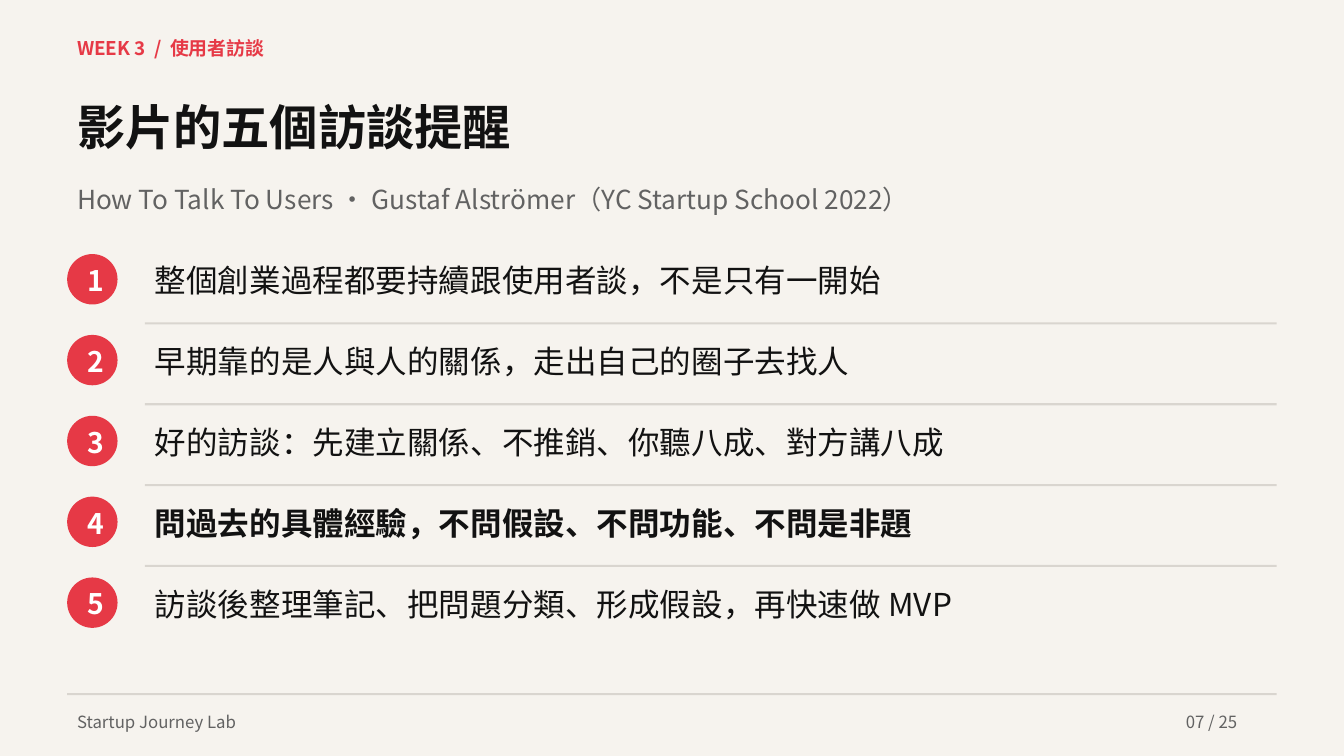
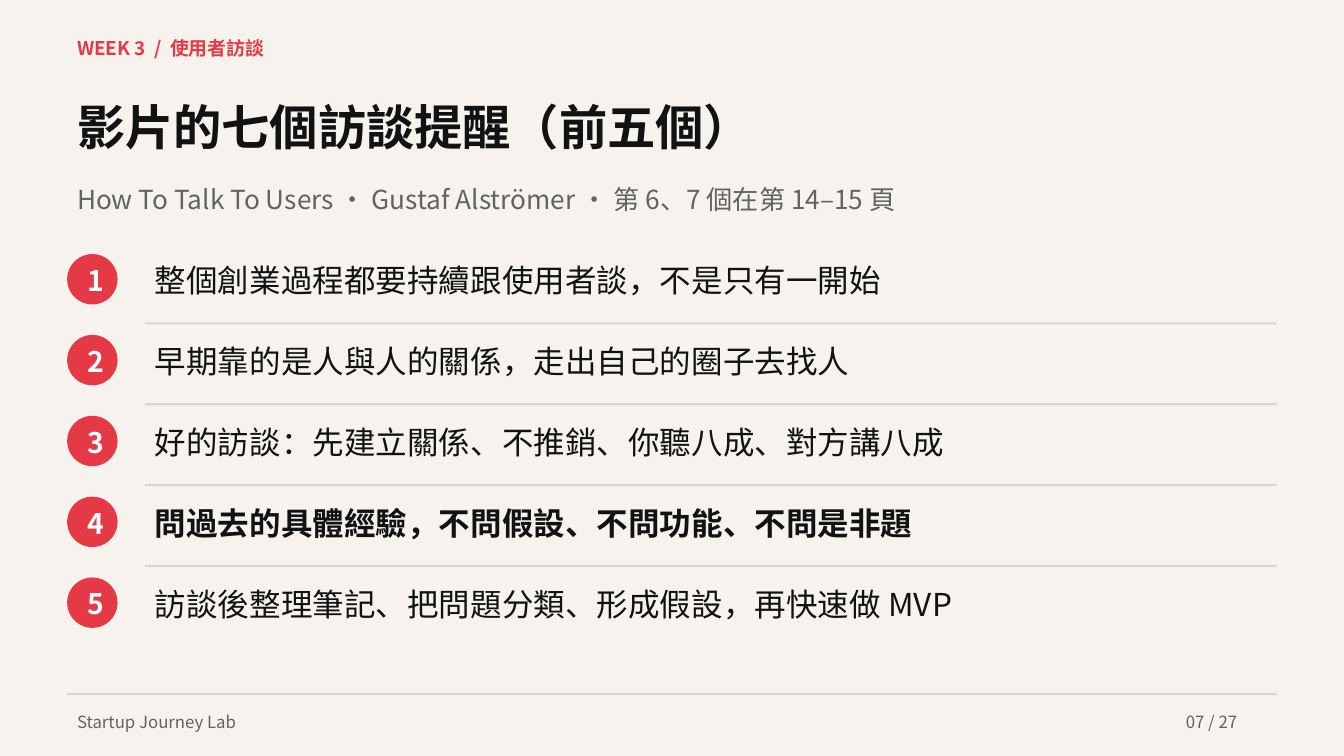
Before and after one commit to hpyuan1220/startup-journey-lab-app, a slide deck: slide 7 of materials/Week3_教學簡報.pptx. Drawn at 1344x756 pixels with LibreOffice and Linux fonts; fonts in the diff are those of the drawing. Boxes give left, top, right and bottom in pixels: in the first picture for what was removed or moved away, otherwise in the second. Text is boxed around its words. In the diff, an @@ line names an element or a change of style, - is before the commit and + after.

```diff
--- a/materials/Week3_教學簡報.pptx
+++ b/materials/Week3_教學簡報.pptx
@@ text at (77,103,752,150): text changed @@
-影片的五個訪談提醒
+影片的七個訪談提醒（前五個）
@@ text at (77,187,895,211): text changed @@
-How To Talk To Users · Gustaf Alströmer（YC Startup School 2022）
+How To Talk To Users · Gustaf Alströmer · 第 6、7 個在第 14–15 頁
@@ text at (1186,715,1238,728): text changed @@
-07 / 25
+07 / 27
```
Also in this commit, not shown: 24 other slides changed, 2 slides added, 15 other files.
